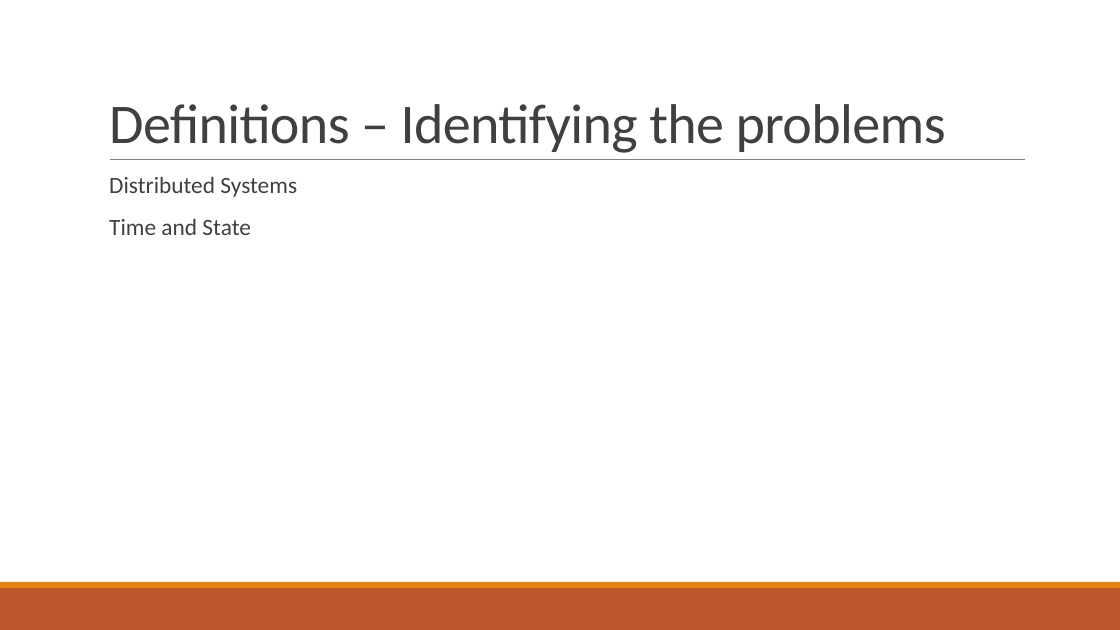
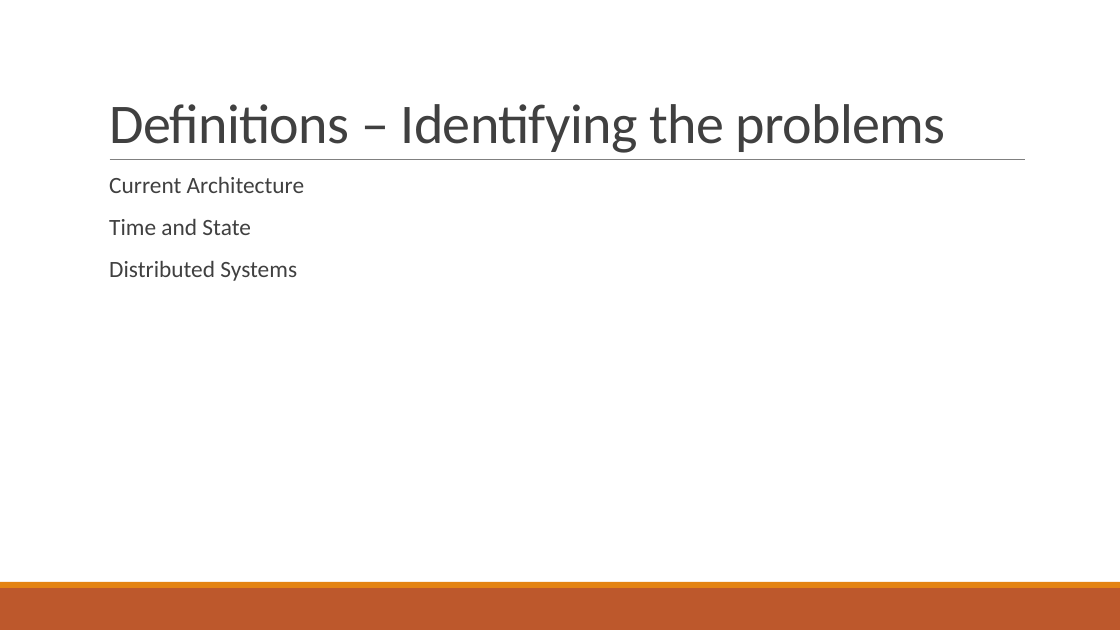
Before and after one commit to tylermorten/rosp, a slide deck: slide 2 of rosp.pptx. Drawn at 1120x630 pixels with LibreOffice and Linux fonts; fonts in the diff are those of the drawing. Boxes give left, top, right and bottom in pixels: in the first picture for what was removed or moved away, otherwise in the second. Text is boxed around its words. In the diff, an @@ line names an element or a change of style, - is before the commit and + after.

Commit message:
Updated placement of slides

```diff
--- a/rosp.pptx
+++ b/rosp.pptx
@@ text at (109, 177, 304, 235): paragraphs added @@
+  Current Architecture
+  Time and State
```
